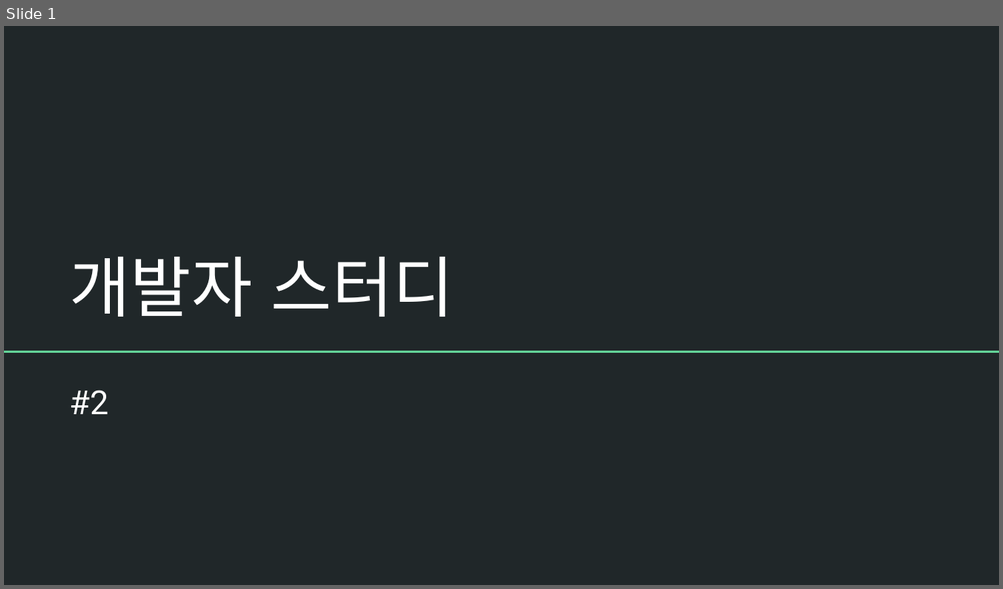
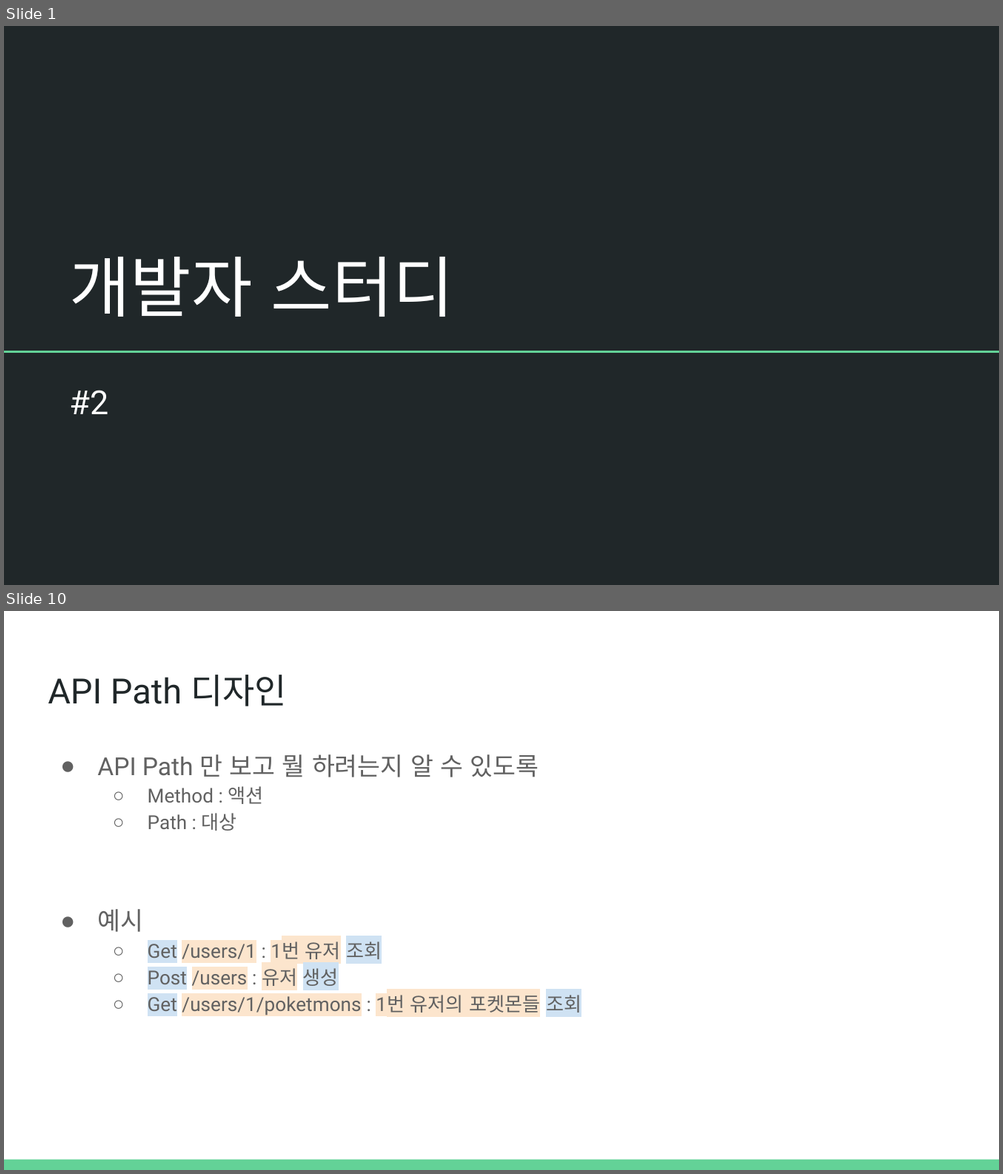
Before and after one commit to SJCEstudy/SJCEstudy_2025_Lecture, a slide deck: Server Lecture Material/개발자 스터디 #2.pptx. Shown one above the other, each under a label of ours: slide 1 before the commit, slides 1 and 10 after it; the slides between them are not shown. The pictures are 1003x589 and 1003x1174 pixels, drawn with LibreOffice and Linux fonts; fonts in the diff are those of the drawing. Boxes give left, top, right and bottom in pixels: in the first picture for what was removed or moved away, otherwise in the second. Text is boxed around its words. In the diff, an @@ line names an element or a change of style, - is before the commit and + after.

```diff
--- a/Server Lecture Material/개발자 스터디 #2.pptx
+++ b/Server Lecture Material/개발자 스터디 #2.pptx
@@ slide 10 added at [4, 611, 999, 1170], background #FFFFFF @@
@@ title added at [48, 675, 287, 706], 25.2 pt, text #202729 @@
+API Path 디자인
@@ text added at [97, 755, 581, 1016], 14 pt, text #616161 @@
+● API Path 만 보고 뭘 하려는지 알 수 있도록
+  ○ Method : 액션
+  ○ Path : 대상
+● 예시
+  ○ Get /users/1 : 1번 유저 조회
+  ○ Post /users : 유저 생성
+  ○ Get /users/1/poketmons : 1번 유저의 포켓몬들 조회
@@ rectangle added at [4, 1160, 999, 1170], fill #63D297 @@
```
Also in this commit, not shown: 3 slides changed, 18 other slides added, 1 other file.
